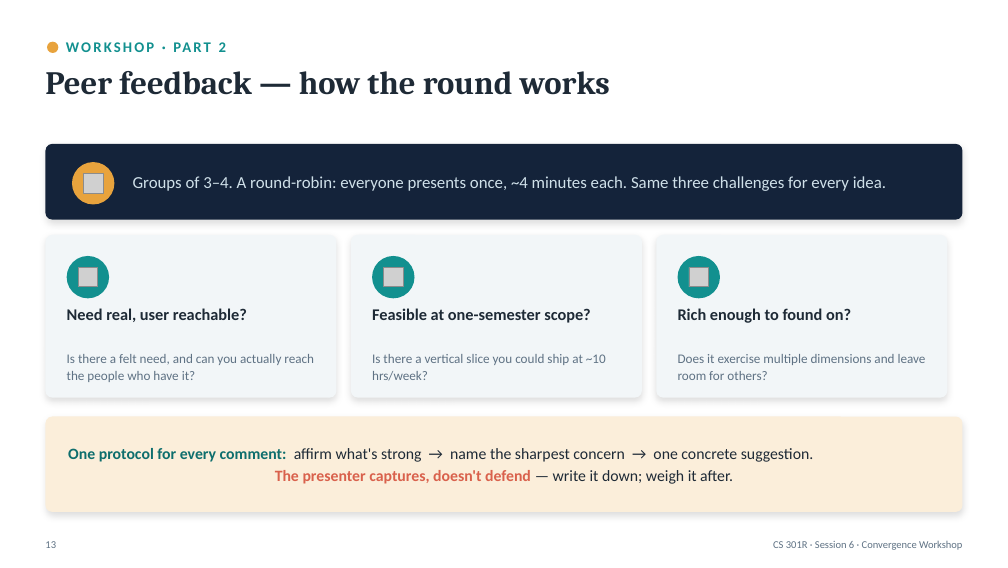
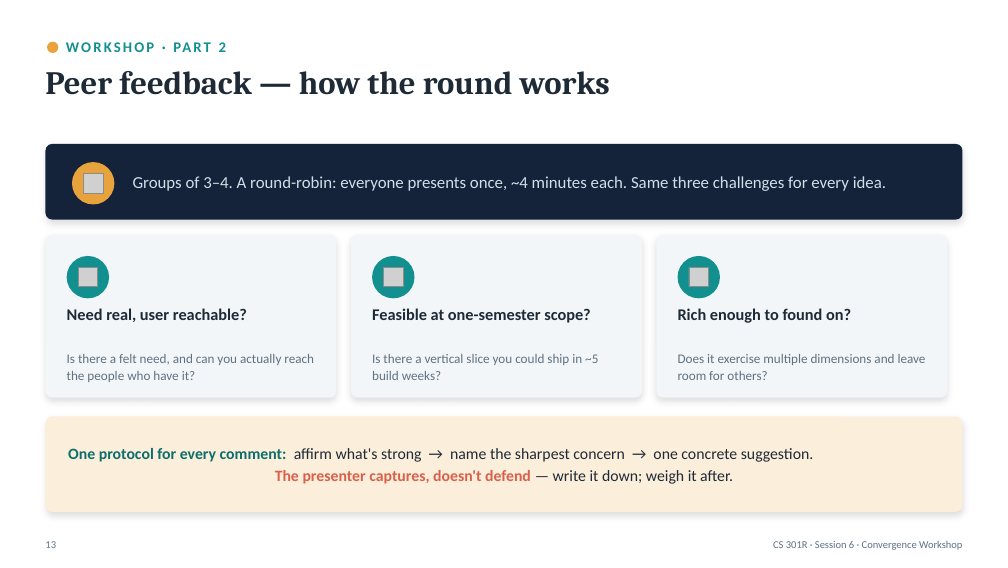
Before and after one commit to BYU-CS-Course-Ops/CS380, a slide deck: slide 13 of lectures/Session06-Convergence.pptx. Drawn at 1008x568 pixels with LibreOffice and Linux fonts; fonts in the diff are those of the drawing; grey boxes stand for pictures. Boxes give left, top, right and bottom in pixels: in the first picture for what was removed or moved away, otherwise in the second. Text is boxed around its words. In the diff, an @@ line names an element or a change of style, - is before the commit and + after.

Commit message:
clean up language about time available to build MVP.

```diff
--- a/lectures/Session06-Convergence.pptx
+++ b/lectures/Session06-Convergence.pptx
@@ text at <box>372,354,598,380</box>: text changed @@
-Is there a vertical slice you could ship at ~10 hrs/week?
+Is there a vertical slice you could ship in ~5 build weeks?
```
Also in this commit, not shown: 1 other slide changed, 12 other files.
